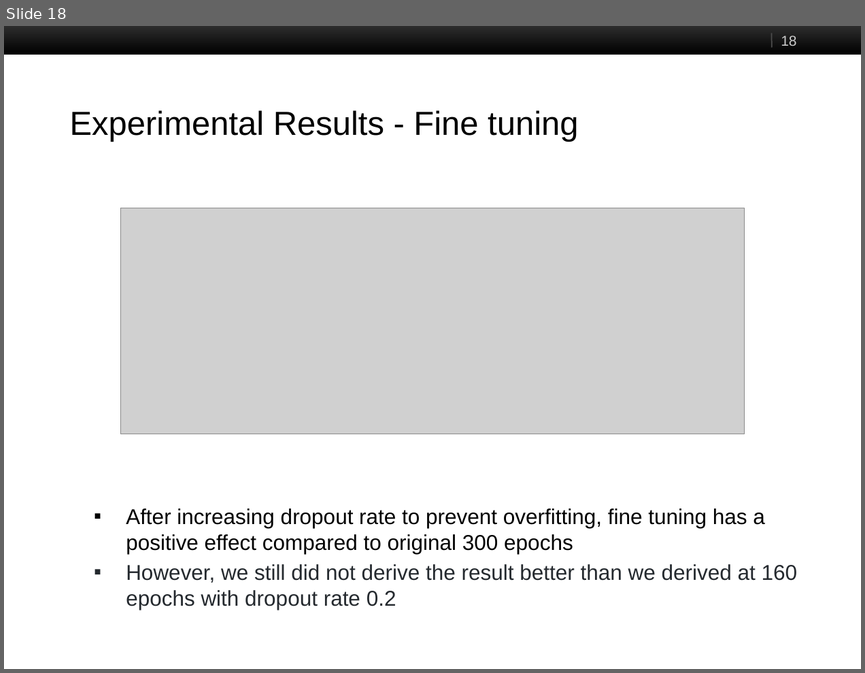
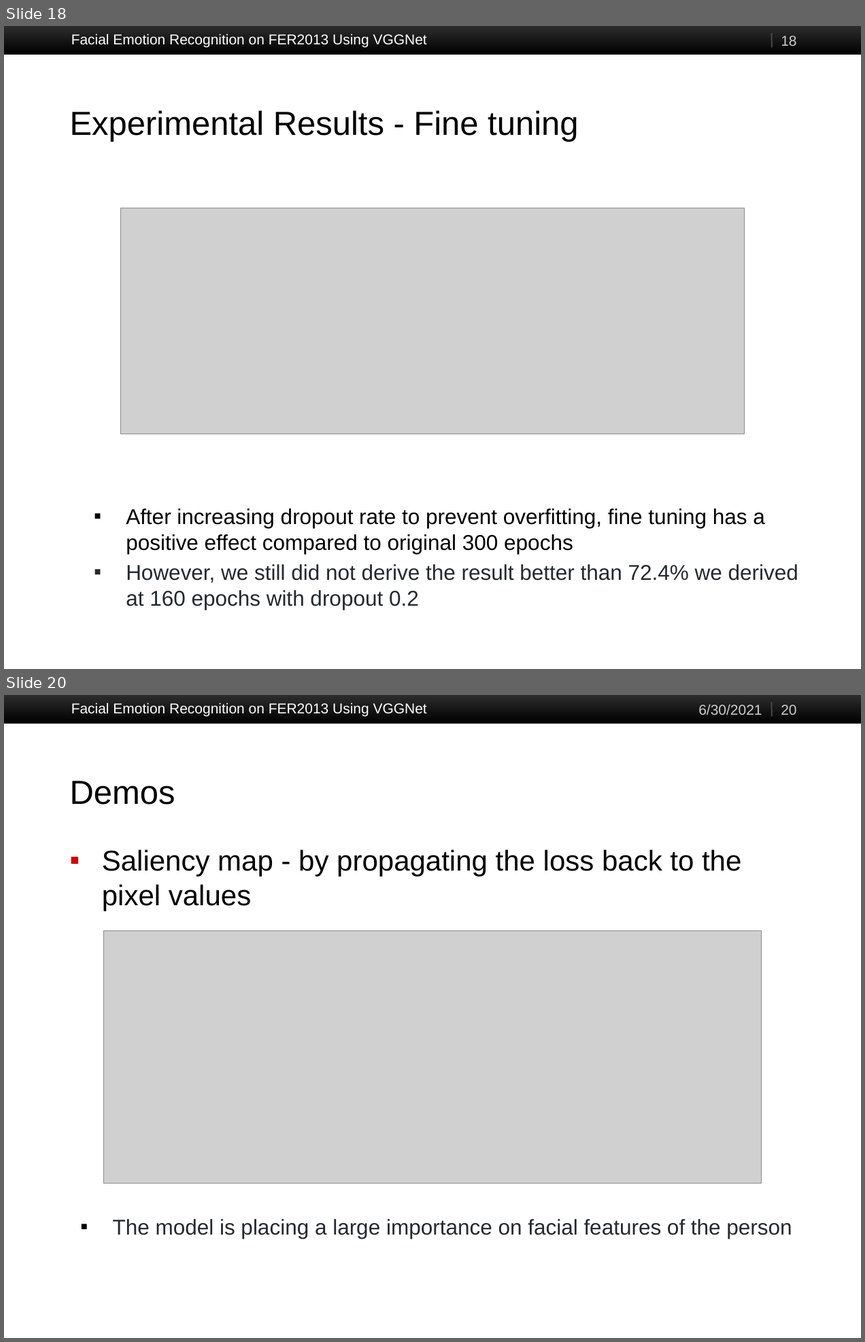
Before and after one commit to JimY233/CS523_Project, a slide deck: Facial Emotion Recognition on FER2013.pptx. Shown one above the other, each under a label of ours: slide 18 before the commit, slides 18 and 20 after it; the slides between them are not shown. The pictures are 865x673 and 865x1342 pixels, drawn with LibreOffice and Linux fonts; fonts in the diff are those of the drawing; grey boxes stand for pictures. Boxes give left, top, right and bottom in pixels: in the first picture for what was removed or moved away, otherwise in the second. Text is boxed around its words. In the diff, an @@ line names an element or a change of style, - is before the commit and + after.

```diff
--- a/Facial Emotion Recognition on FER2013.pptx
+++ b/Facial Emotion Recognition on FER2013.pptx
@@ slide 20 added at bbox=[4, 695, 861, 1338], background #FFFFFF; not listed: 2 template elements that a slide beside it also shows @@
@@ text added at bbox=[71, 702, 427, 716], 12 pt, text #FFFFFF @@
+Facial Emotion Recognition on FER2013 Using VGGNet
@@ text added at bbox=[698, 705, 762, 715], 12 pt, text #CCCCCC @@
+6/30/2021
@@ page number added at bbox=[781, 705, 796, 715], 12 pt, text #CCCCCC @@
+20
@@ title added at bbox=[70, 781, 175, 804], 28 pt, text #000000 @@
+Demos
@@ text added at bbox=[70, 849, 364, 859], 12 pt, text #FFFFFF @@
+Boston University Slideshow Title Goes Here
@@ text added at bbox=[102, 849, 741, 911], 24 pt, text #000000 @@
+▪ Saliency map - by propagating the loss back to the pixel values
@@ picture added at bbox=[103, 930, 761, 1183] @@
@@ text added at bbox=[113, 1219, 791, 1238], 18 pt, text #24292E @@
+▪ The model is placing a large importance on facial features of the person
@@ slide 18 changed as well @@
@@ text added at bbox=[71, 33, 427, 47], 12 pt, text #FFFFFF @@
+Facial Emotion Recognition on FER2013 Using VGGNet
@@ text at bbox=[126, 564, 798, 609]: text changed @@
-▪ However, we still did not derive the result better than we derived at 160 epochs with dropout rate 0.2
+▪ However, we still did not derive the result better than 72.4% we derived at 160 epochs with dropout 0.2
```
Also in this commit, not shown: 17 other slides changed, 3 other slides added, 3 slides removed.
